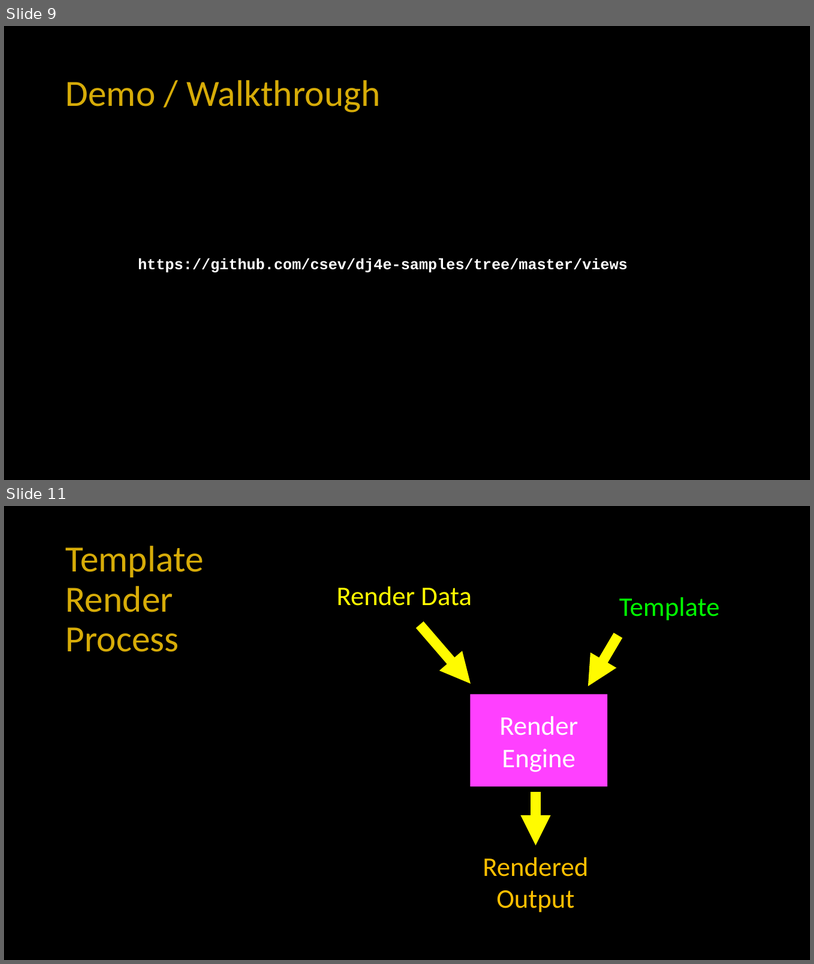
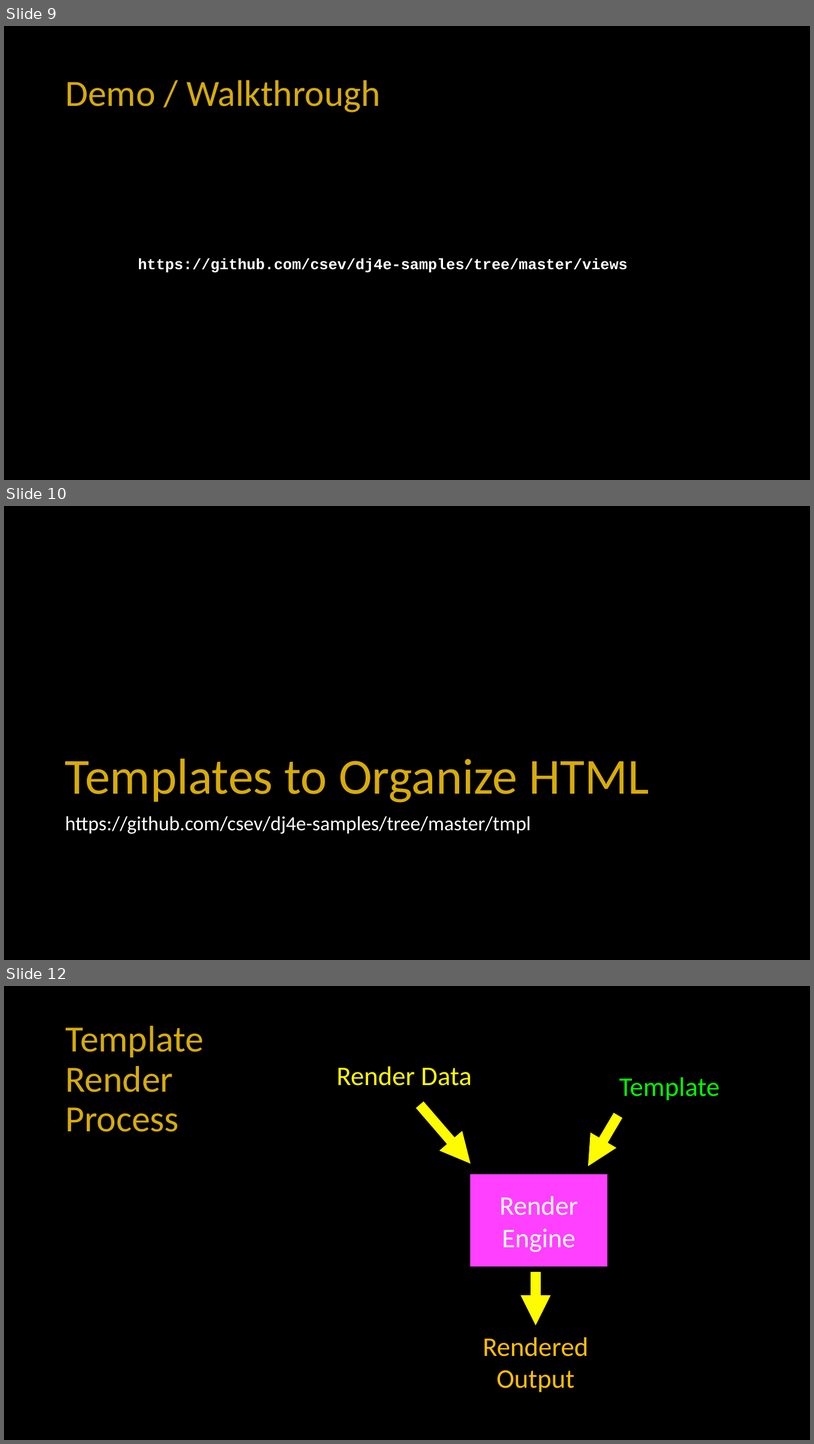
Before and after one commit to csev/dj4e, a slide deck: lectures/DJ-06-Views-Templates.pptx. Shown one above the other, each under a label of ours: slides 9 and 11 before the commit, slides 9, 10 and 12 after it; the slides between them are not shown. The pictures are 814x964 and 814x1444 pixels, drawn with LibreOffice and Linux fonts; fonts in the diff are those of the drawing. Boxes give left, top, right and bottom in pixels: in the first picture for what was removed or moved away, otherwise in the second. Text is boxed around its words. In the diff, an @@ line names an element or a change of style, - is before the commit and + after.

```diff
--- a/lectures/DJ-06-Views-Templates.pptx
+++ b/lectures/DJ-06-Views-Templates.pptx
@@ slide 10 added at <box>4,506,810,960</box>, background #000000 @@
@@ title added at <box>65,758,650,802</box>, 60 pt, text #D7AC08 @@
+Templates to Organize HTML
@@ text added at <box>65,816,531,834</box>, 24 pt, text #FFFFFF @@
+https://github.com/csev/dj4e-samples/tree/master/tmpl
@@ what was slide 11 is now slide 12 @@
```
Also in this commit, not shown: 5 slides changed, 3 other files.
